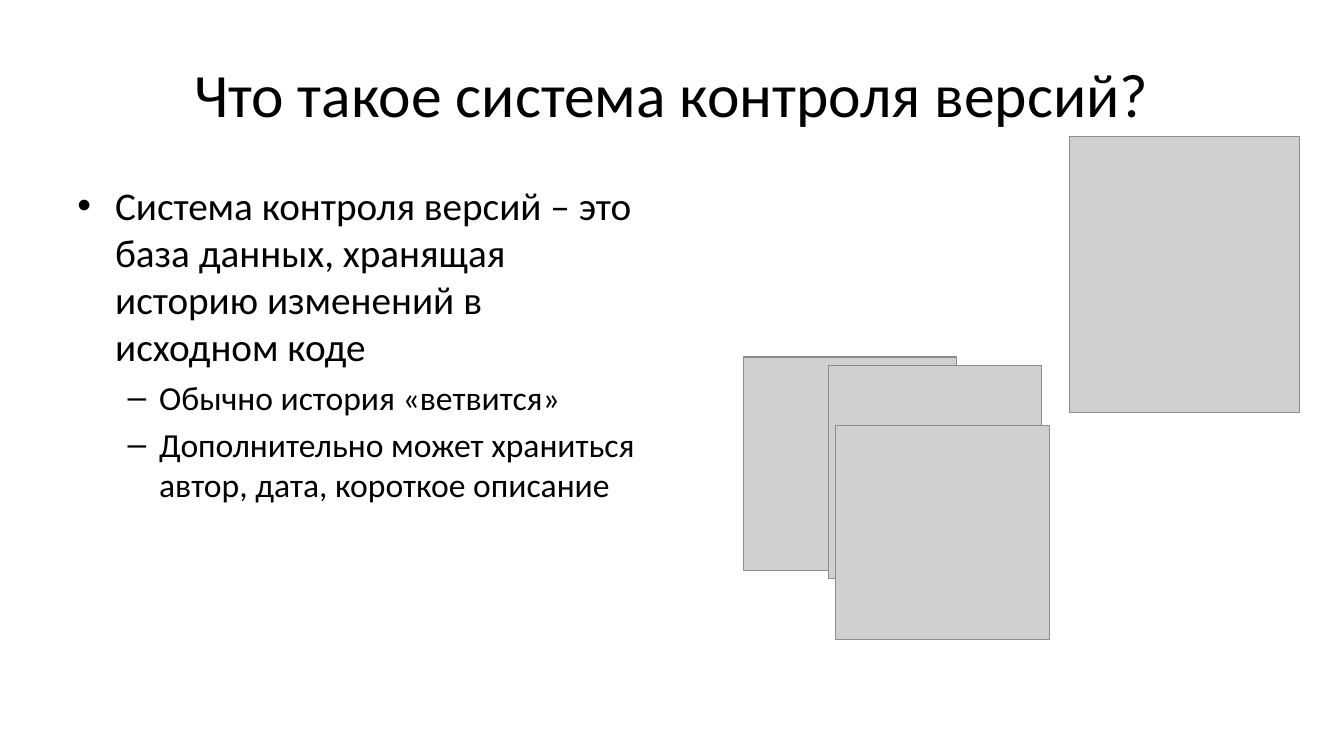
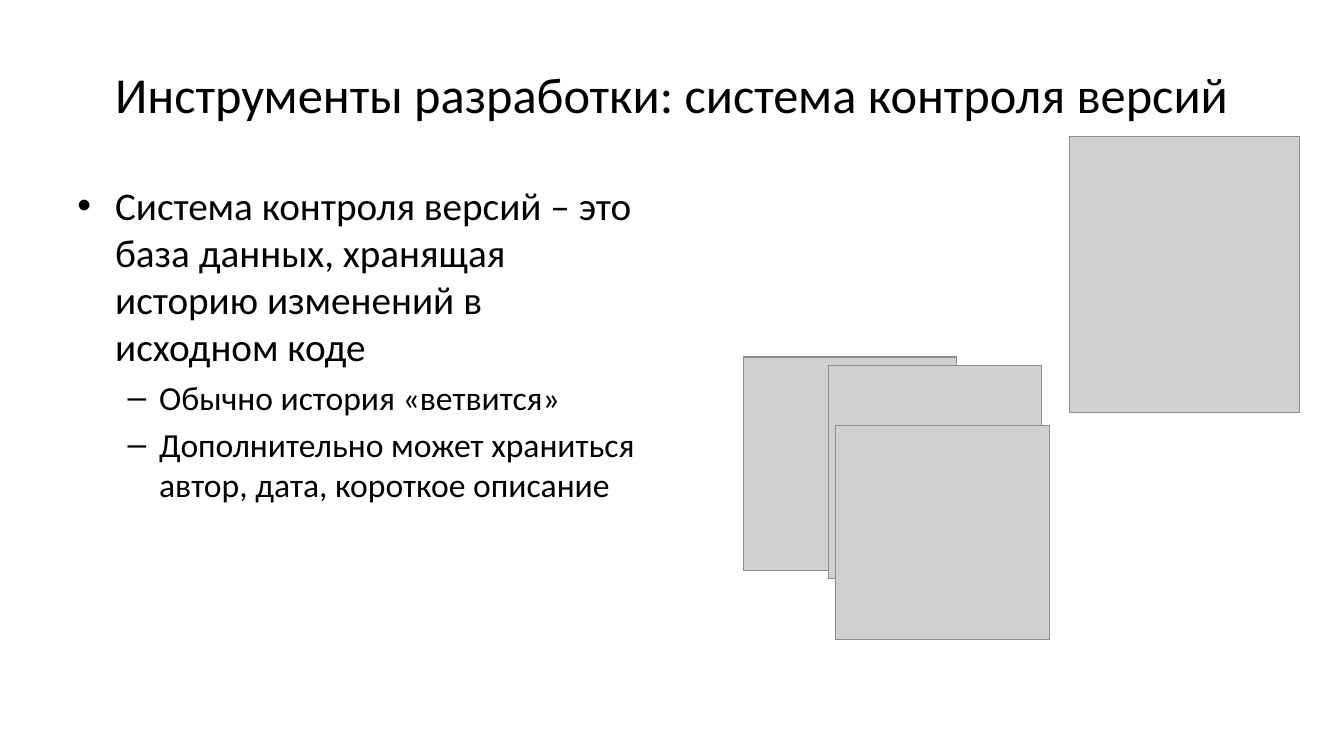
Before and after one commit to Evgueni-Petrov-aka-espetrov/Algorithms-and-Programming-in-C-pptx, a slide deck: slide 66 of 01 Понятие программы.pptx (slide 54 before the commit). Drawn at 1344x756 pixels with LibreOffice and Linux fonts; fonts in the diff are those of the drawing; grey boxes stand for pictures. Boxes give left, top, right and bottom in pixels: in the first picture for what was removed or moved away, otherwise in the second. Text is boxed around its words. In the diff, an @@ line names an element or a change of style, - is before the commit and + after.

```diff
--- a/01 Понятие программы.pptx
+++ b/01 Понятие программы.pptx
@@ title at bbox=[115, 78, 1228, 121]: text changed; size 44 to 36 pt @@
-Что такое система контроля версий?
+Инструменты разработки: система контроля версий
```
Also in this commit, not shown: 32 other slides changed.
